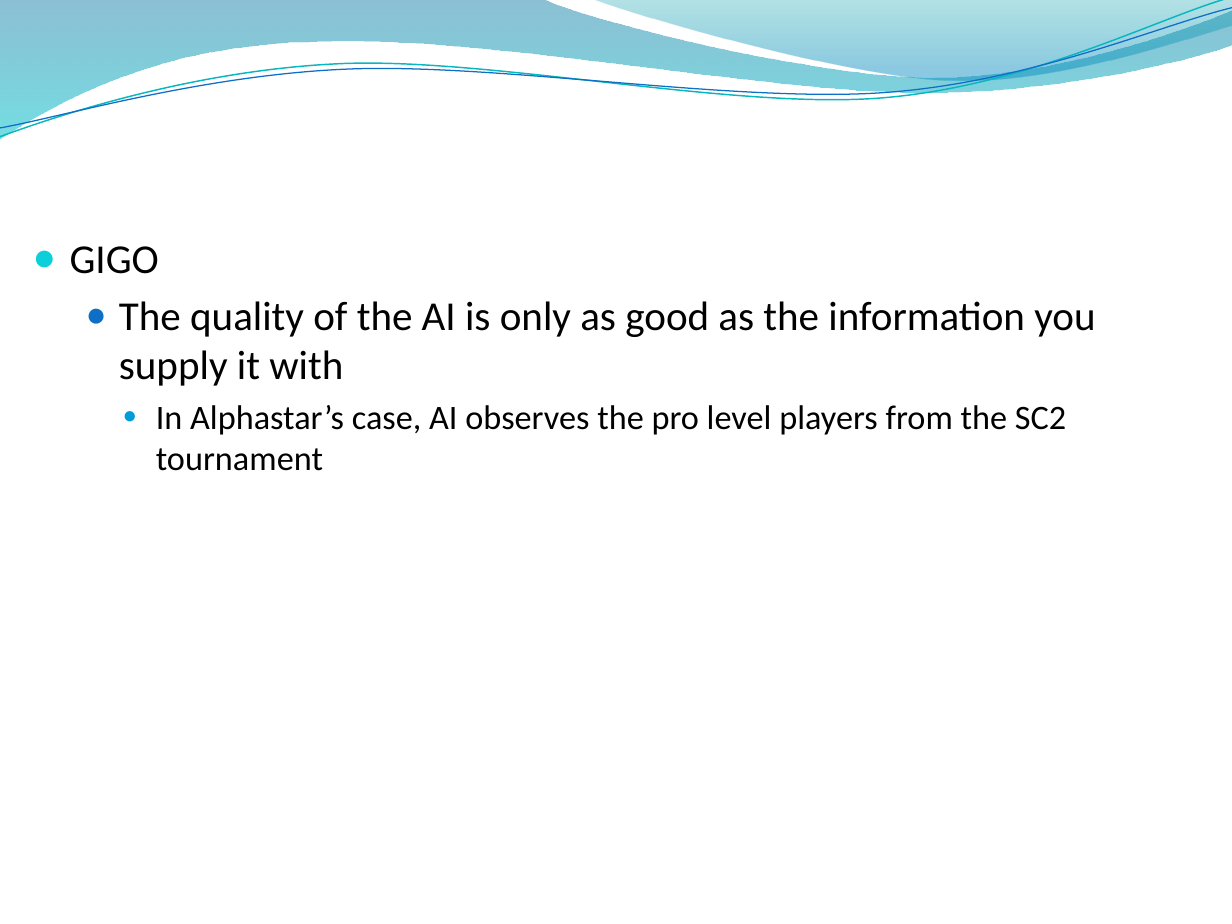
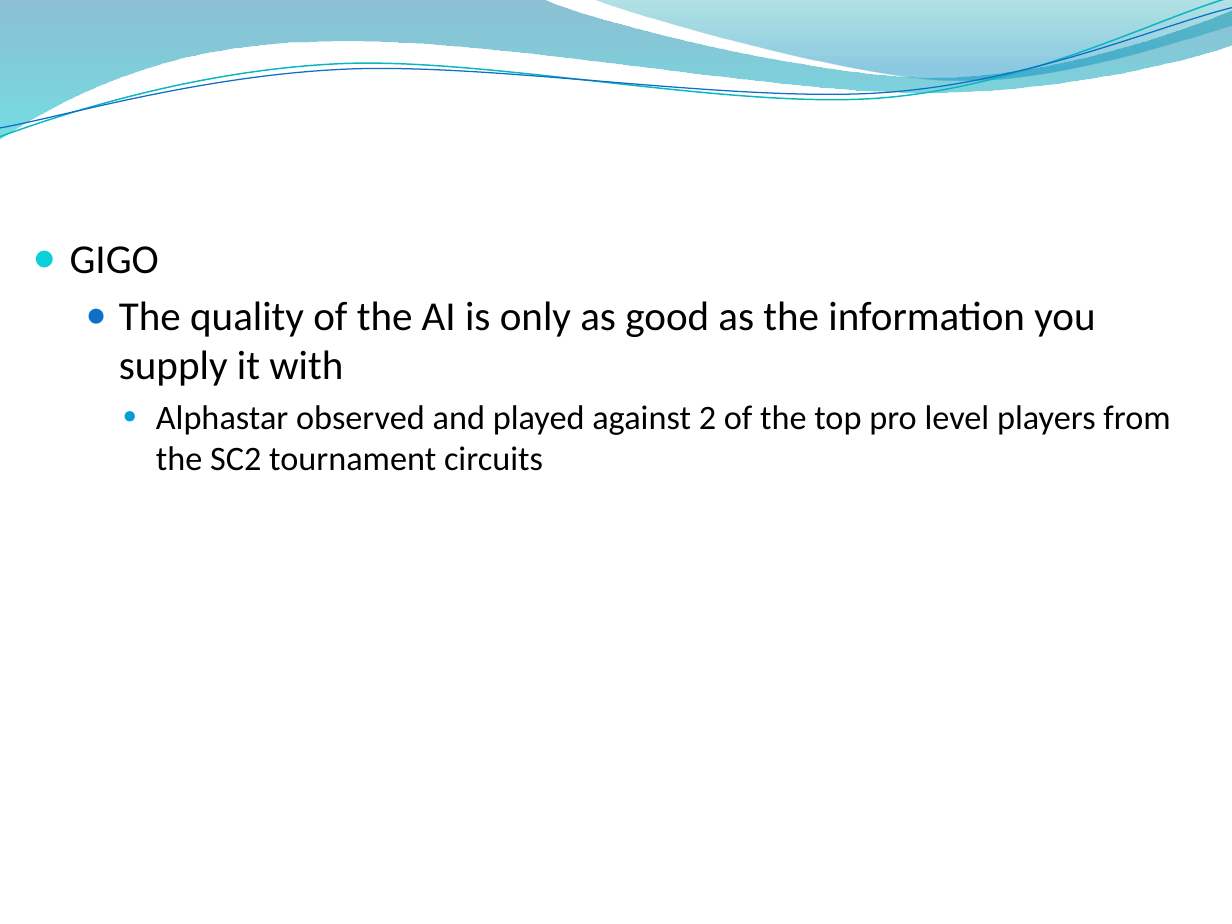
Before and after one commit to Leungy/MSDS-6306-Assignments, a slide deck: slide 6 of AI in RTS game.pptx. Drawn at 1232x924 pixels with LibreOffice and Linux fonts; fonts in the diff are those of the drawing; background and template pictures are left out. Boxes give left, top, right and bottom in pixels: in the first picture for what was removed or moved away, otherwise in the second. Text is boxed around its words. In the diff, an @@ line names an element or a change of style, - is before the commit and + after.

```diff
--- a/AI in RTS game.pptx
+++ b/AI in RTS game.pptx
@@ text at [156, 405, 1170, 471]: text changed @@
-    ● In Alphastar’s case, AI observes the pro level players from the SC2 tournament
+    ● Alphastar observed and played against 2 of the top pro level players from the SC2 tournament circuits
```
Also in this commit, not shown: 1 other slide changed.
